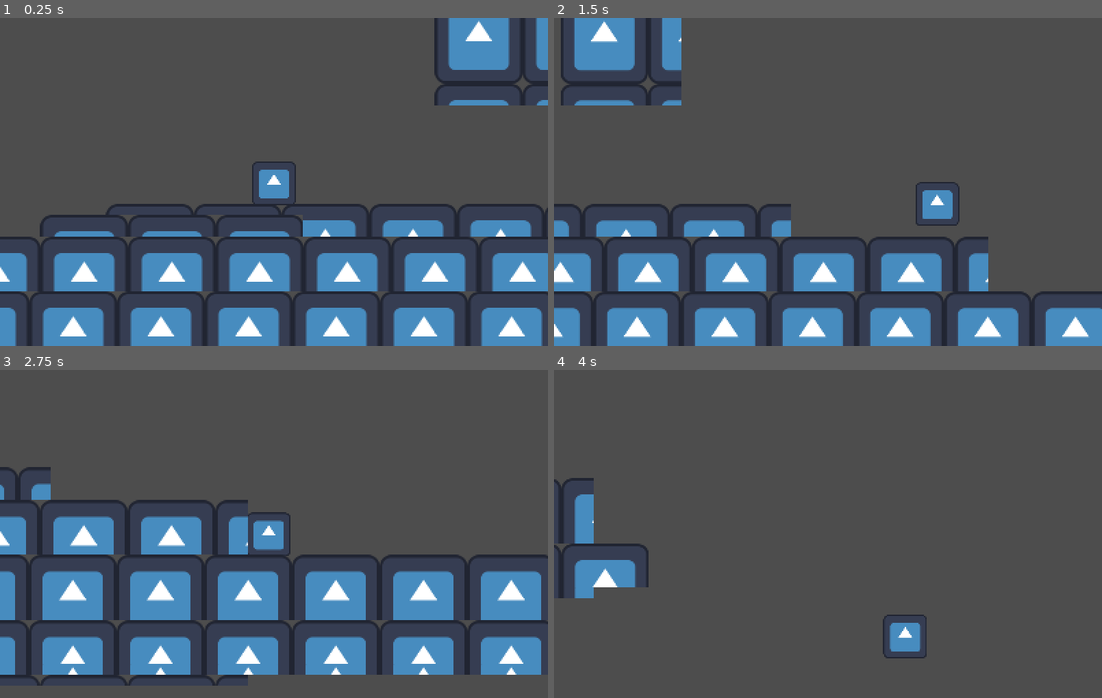
Above: before the commit, frames 1-4 (two rows, left to right).
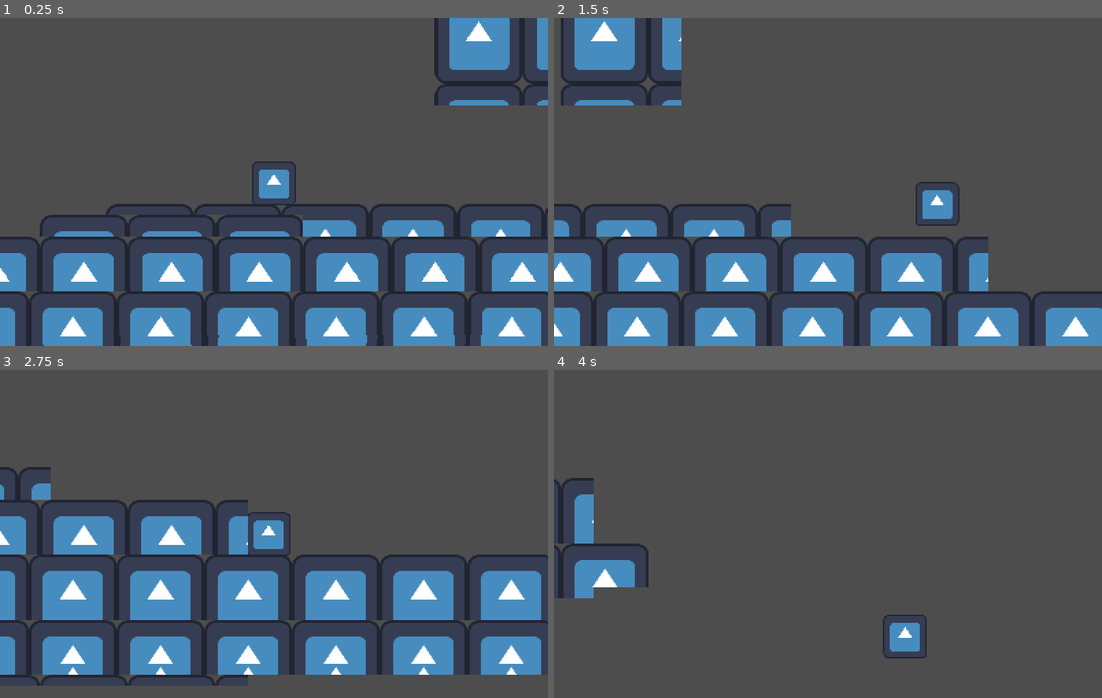
Above: after the commit, the same moments.

Repository: WondaMegapon/ACMJAM-S2024
Game: Godot game, scene res://Scenes/main.tscn
Two runs of this game, one before a commit and one after it. Both use one fixed random seed, a clock stepped at 60 frames per second and the inputs below. The engine's default icon, where the game draws it, is replaced by a stand-in: a white triangle on a blue panel in a dark square.
Inputs:
- Up to frame 1 (0.25 s): no input
- Up to frame 2 (1.5 s): hold D (player_right) from 0.53 s (still down); tap Shift (player_dash) at 0.6, 1.35 s; tap Space (player_jump) at 0.77 s
- Up to frame 3 (2.75 s): tap Space (player_jump) at 1.52 s; release D (player_right) at 2.03 s; hold A (player_left) from 2.03 s (still down); tap Shift (player_dash) at 2.1 s
- Up to frame 4 (4 s): release A (player_left) at 2.78 s; hold D (player_right) from 2.78 s (still down); tap Shift (player_dash) at 2.85, 3.6 s; tap Space (player_jump) at 3.02, 3.77 s

The runs differ from the first frame. In frame 1, 1.1% of the frame differs, in the area x 0-99%, y 0-100%; in frame 2, 1.0%; in frame 3, 1.1%; in frame 4, 0.1%.

Commit message:
Messing with rendering

Diff:
--- a/project.godot
+++ b/project.godot
@@ -76,3 +76,8 @@
 , Object(InputEventKey,"resource_local_to_scene":false,"resource_name":"","device":-1,"window_id":0,"alt_pressed":false,"shift_pressed":false,"ctrl_pressed":false,"meta_pressed":false,"pressed":false,"keycode":0,"physical_keycode":4194325,"key_label":0,"unicode":0,"echo":false,"script":null)
 ]
 }
+
+[rendering]
+
+textures/canvas_textures/default_texture_filter=0
+environment/defaults/default_clear_color=Color(0.301961, 0.301961, 0.301961, 1)
